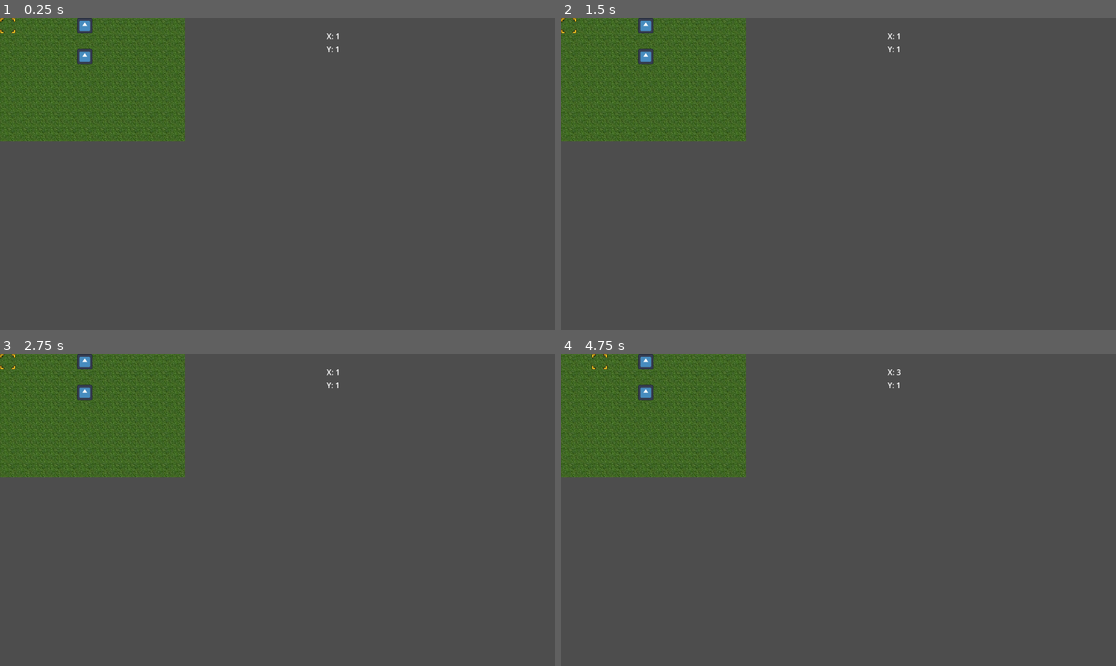
Above: before the commit, frames 1-4 (two rows, left to right).
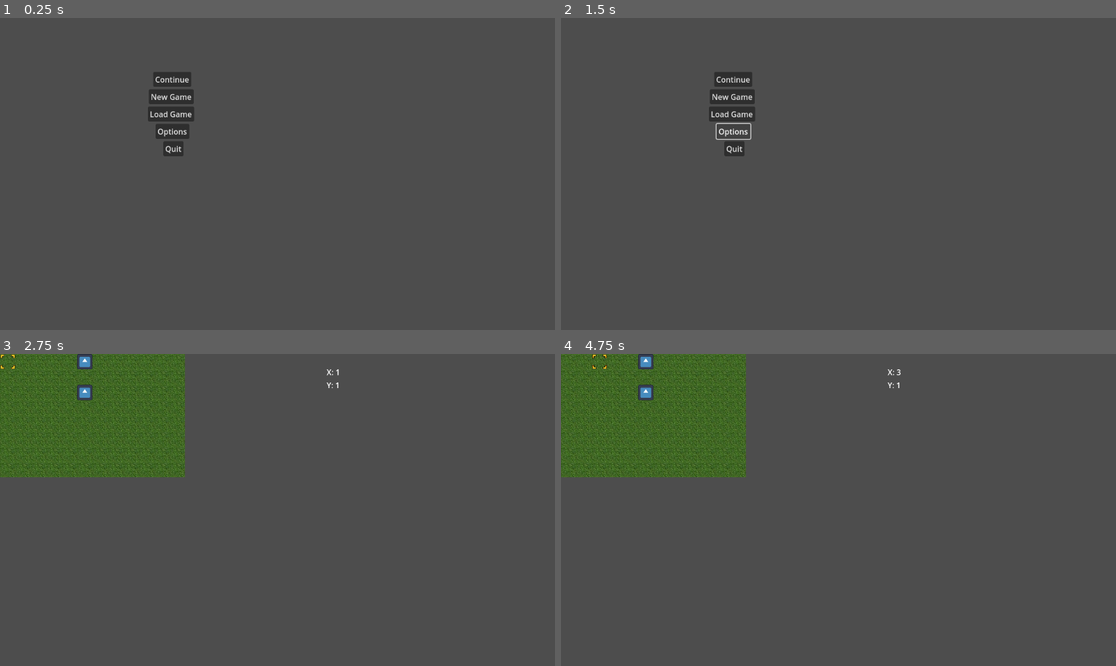
Above: after the commit, the same moments.

Repository: Gavello685/Project-Lovelace
Game: Godot game, scene res://main_menu.tscn
Same seed, same stepped clock (60 frames per second), same inputs: the game is played once before the commit and once after it. Before the commit the project starts from res://main_node.tscn. The engine's default icon, where the game draws it, is replaced by a stand-in: a white triangle on a blue panel in a dark square.
Inputs (mouse positions are in pixels of both pictures, inside the frame that each line leads up to):
- Up to frame 1 (0.25 s): no input
- Up to frame 2 (1.5 s): click (733, 114) at 0.5 s, where only the run after the commit has a clickable "Load Game"; click (733, 130) at 1.25 s, where only the run after the commit has a clickable "Options"
- Up to frame 3 (2.75 s): click (172, 432) at 2 s, where only the run after the commit has a clickable "New Game"
- Up to frame 4 (4.75 s): tap Enter at 2.75, 4.25 s; hold Right (right) 2.78-3.53 s; hold Z (select) 2.78-3.53 s; tap Space at 3.5 s; hold X (back) 3.53-4.28 s; tap Z (select) at 3.6 s; hold Right (right) from 4.28 s (still down); hold Z (select) from 4.28 s (still down)

The runs differ from the first frame. In frame 1, 13% of the frame differs, in the area x 0-62%, y 0-45%; in frame 2, 13%; in frame 3, less than 0.1%; in frame 4, less than 0.1%.

Commit message:
Added Features
Added barebones main menu
Connected new game button to game scene

Diff:
--- a/MainNode.gd
+++ b/MainNode.gd
@@ -25,6 +25,7 @@
 	_YLabel.text = "Y: " + str(yPos)
 	pass
 
+	# Handles unit selection
 func _unhandled_input(event):
 	for unit in _units:
 		if event.is_action_pressed("select") and unit.overlaps_body(_cursor):
@@ -33,6 +34,7 @@
 		elif event.is_action_pressed("back"):
 			unit.unit_selected = false
 
+	# Toggles unit selection
 func _unit_toggle(unit):
 		if !unit.unit_selected:
 			unit.unit_selected = true
--- /dev/null
+++ b/New_Game.gd
@@ -0,0 +1,6 @@
+extends Button
+
+
+
+func _on_pressed():
+	get_tree().change_scene_to_file("res://main_node.tscn")
--- /dev/null
+++ b/main_menu.tscn
@@ -0,0 +1,54 @@
+[gd_scene load_steps=2 format=3 uid="uid://dqxtthaf5187y"]
+
+[ext_resource type="Script" path="res://New_Game.gd" id="1_rw8x8"]
+
+[node name="Control" type="Control"]
+layout_mode = 3
+anchors_preset = 15
+anchor_right = 1.0
+anchor_bottom = 1.0
+grow_horizontal = 2
+grow_vertical = 2
+
+[node name="New_Game" type="Button" parent="."]
+layout_mode = 0
+offset_left = 309.0
+offset_top = 148.0
+offset_right = 402.0
+offset_bottom = 179.0
+text = "New Game"
+script = ExtResource("1_rw8x8")
+
+[node name="Continue" type="Button" parent="."]
+layout_mode = 0
+offset_left = 318.0
+offset_top = 112.0
+offset_right = 397.0
+offset_bottom = 143.0
+text = "Continue"
+
+[node name="Load_Game" type="Button" parent="."]
+layout_mode = 0
+offset_left = 307.0
+offset_top = 184.0
+offset_right = 403.0
+offset_bottom = 215.0
+text = "Load Game"
+
+[node name="Options" type="Button" parent="."]
+layout_mode = 0
+offset_left = 323.0
+offset_top = 220.0
+offset_right = 393.0
+offset_bottom = 251.0
+text = "Options"
+
+[node name="Quit" type="Button" parent="."]
+layout_mode = 0
+offset_left = 339.0
+offset_top = 256.0
+offset_right = 381.0
+offset_bottom = 287.0
+text = "Quit"
+
+[connection signal="pressed" from="New_Game" to="New_Game" method="_on_pressed"]
--- a/project.godot
+++ b/project.godot
@@ -11,7 +11,7 @@
 [application]
 
 config/name="SRPG-Game"
-run/main_scene="res://main_node.tscn"
+run/main_scene="res://main_menu.tscn"
 config/features=PackedStringArray("4.1", "Forward Plus")
 config/icon="res://icon.svg"
 
